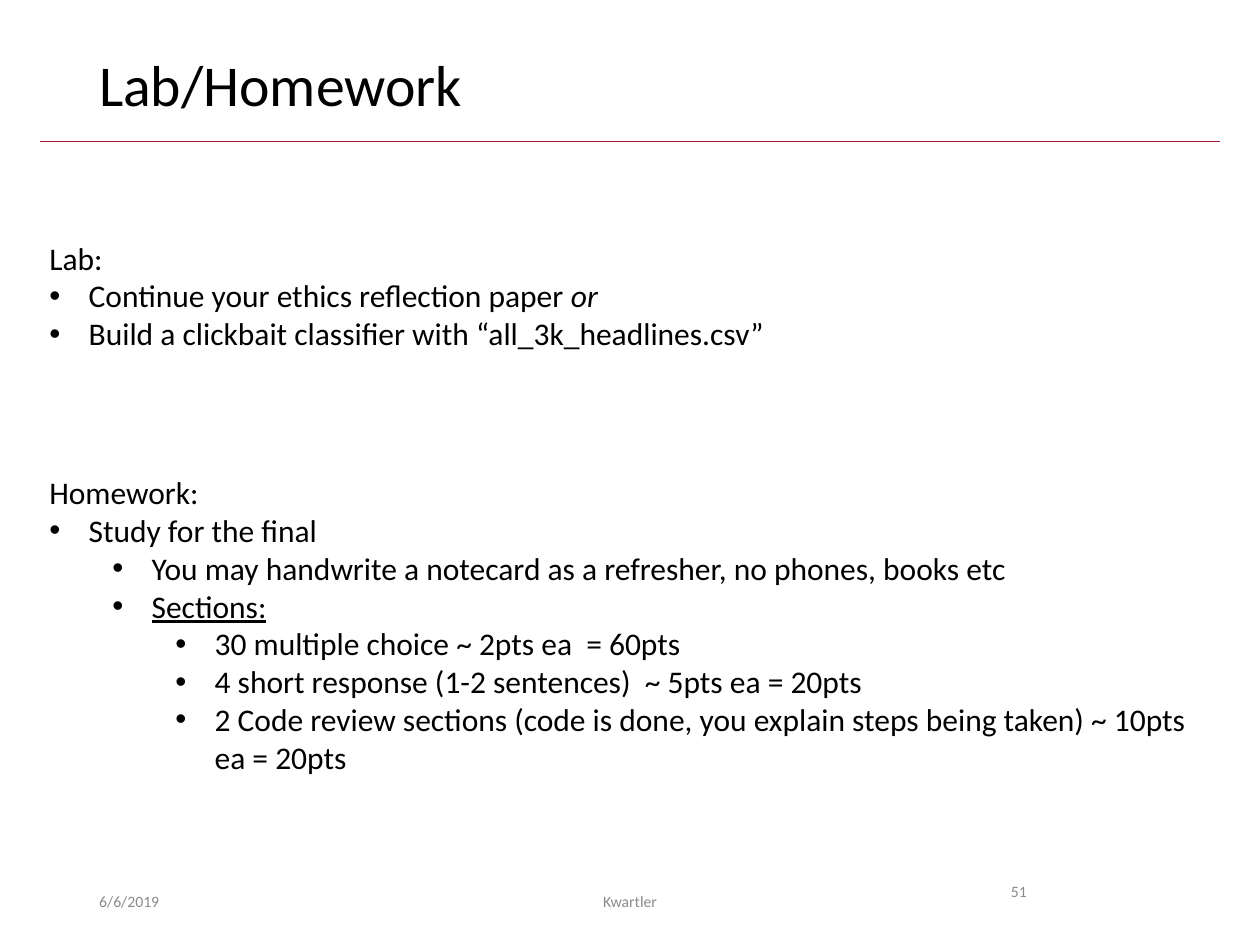
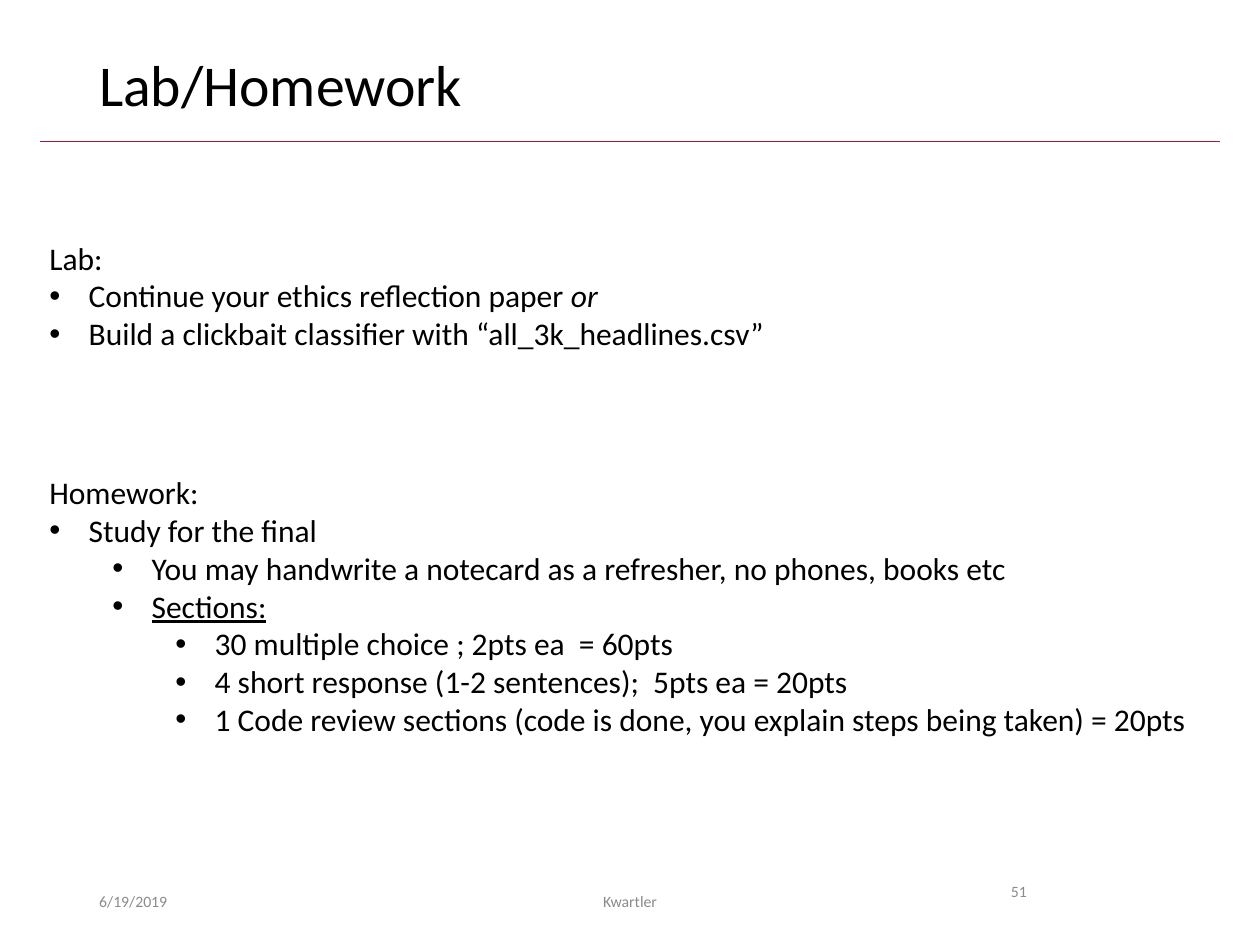
Before and after one commit to kwartler/GSERM_TextMining, a slide deck: slide 51 of D_Thursday/GSERM_Thursday_ElasticNet.pptx. Drawn at 1260x945 pixels with LibreOffice and Linux fonts; fonts in the diff are those of the drawing; background and template pictures are left out. Boxes give left, top, right and bottom in pixels: in the first picture for what was removed or moved away, otherwise in the second. Text is boxed around its words. In the diff, an @@ line names an element or a change of style, - is before the commit and + after.

```diff
--- a/D_Thursday/GSERM_Thursday_ElasticNet.pptx
+++ b/D_Thursday/GSERM_Thursday_ElasticNet.pptx
@@ text at bbox=[215, 633, 1185, 737]: text changed @@
-    • 30 multiple choice ~ 2pts ea = 60pts
-    • 4 short response (1-2 sentences) ~ 5pts ea = 20pts
-    • 2 Code review sections (code is done, you explain steps being taken) ~ 10pts ea = 20pts
+    • 30 multiple choice ; 2pts ea = 60pts
+    • 4 short response (1-2 sentences); 5pts ea = 20pts
+    • 1 Code review sections (code is done, you explain steps being taken) = 20pts
@@ text at bbox=[99, 896, 167, 908]: text changed @@
-6/6/2019
+6/19/2019
```
Also in this commit, not shown: 50 other slides changed, 1 other file.
